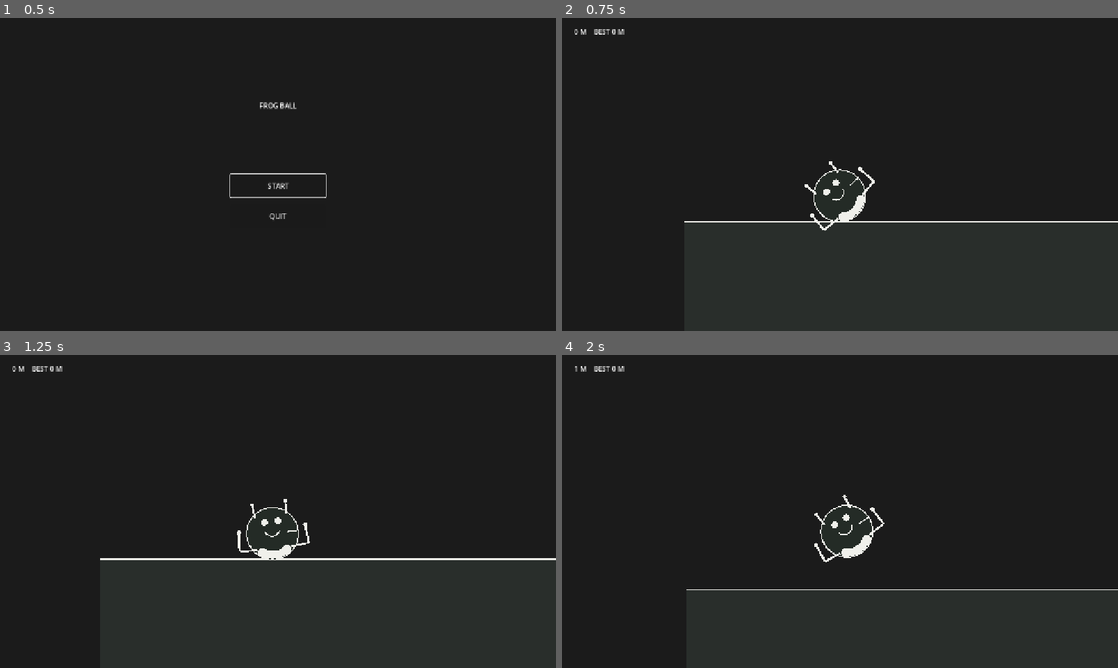
Above: before the commit, frames 1-4 (two rows, left to right).
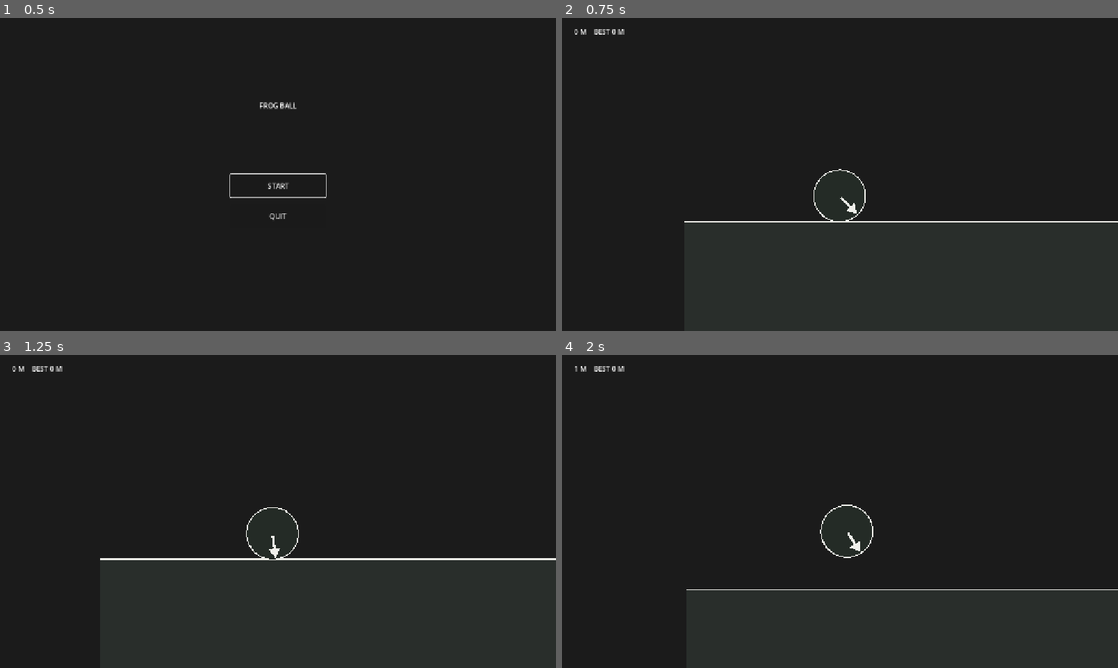
Above: after the commit, the same moments.

Repository: Great-Grand-Software/FrogBall
Game: Godot game, scene res://scenes/main_menu.tscn
Same seed, same stepped clock (60 frames per second), same inputs: the game is played once before the commit and once after it.
Inputs (mouse positions are in pixels of both pictures, inside the frame that each line leads up to):
- Up to frame 1 (0.5 s): no input
- Up to frame 2 (0.75 s): click "START" at 0.5 s
- Up to frame 3 (1.25 s): no input
- Up to frame 4 (2 s): tap Enter at 1.25 s; move the mouse to (962, 495) at 1.27 s; click (962, 495) at 1.42 s; tap Space at 1.52 s

Frame 1 is identical in both runs. In frame 2, 0.4% of the frame differs, in the area x 43-57%, y 45-68%; in frame 3, 0.4%; in frame 4, 0.4%, in the area x 45-58%, y 44-67%.

Commit message:
Replace the frog with a circle and one arrow that fires on the press
The body was a face, a feet band and four limbs. All of it is gone. What is
left is a bare circle with a single arrow along its underside.

This is a readability change, not a cosmetic one. The game is timed against
where the body is in its roll, so exactly one thing on screen should carry that
information. A face competing with a feet band competing with limbs gave three
half-legible cues at three revolutions a second; one arrow gives a single
unambiguous one.

The arrow also makes the jump visible. On a press it shoots out past the rim
and plants into the ground, so the launch reads as the arrow shoving off the
floor rather than the ball spontaneously rising. It stays fully extended for as
long as thrust is still feeding in — which is exactly as long as the press is
still doing something — then springs back over arrow_recoil_sec. Direction is
the aim, extension is the commitment: the two halves of the only input in the
game, both shown by the same mark.

Two new dials in frog_tuning.tres: arrow_extend_ratio (how far it punches out,
as a fraction of radius) and arrow_recoil_sec (how fast it returns).

The recoil animation runs in _process rather than _integrate_forces, since it
is purely visual and should follow the render clock. It early-returns when the
arrow is home, so a resting body does no per-frame work, and the arrowhead
triangle is written into a buffer allocated once in _ready rather than a new
PackedVector2Array per redraw.

Verified by screenshotting the real exported build in Chromium. Worth noting
for anyone repeating it: the default 0.16s recoil is shorter than Playwright's
screenshot latency on a WASM canvas, so the arrow is always home by the time
the frame is captured. Confirming the extension visually needs recoil
temporarily raised; the committed value is 0.16.

Tests: 64 across 7 scripts, up from 62 across 6. Two new ones assert the arrow
fires on a press, holds while power is feeding in, and returns — a jump that
stopped looking like a shove is a real defect, not a cosmetic one. They live in
their own file because the screen suite hit the 20-public-method lint cap;
split rather than relaxing the rule, same as the charge tests.

Co-Authored-By: Claude Opus 5 <noreply@anthropic.com>
Claude-Session: https://claude.ai/code/session_01GcKZyzbDDBb9NauFMKQ4Rt

Diff:
--- a/resources/frog_tuning.tres
+++ b/resources/frog_tuning.tres
@@ -25,6 +25,8 @@
 max_hold_sec = 0.15
 min_tap_power = 0.55
 charge_curve_exponent = 1.0
+arrow_extend_ratio = 0.7
+arrow_recoil_sec = 0.16
 forward_max_tilt_deg = 90.0
 forward_curve_exponent = 1.0
 forward_boost_multiplier = 1.7
--- a/scripts/game/frog_body.gd
+++ b/scripts/game/frog_body.gd
@@ -30,15 +30,17 @@
 ## that the physics step does not start by resolving an overlap.
 const GROUND_CLEARANCE: float = 2.0
 
-## Angle of each back-leg hip either side of the feet axis, radians.
-const LEG_HIP_RAD: float = 0.75
-
-## Angle of each shoulder either side of the face axis, radians.
-const ARM_SHOULDER_RAD: float = 0.85
-
-## Half-width of the drawn feet band, radians. Wide enough to read as "this end
-## is the bottom" at a glance while the body is spinning.
-const FEET_ARC_HALF_RAD: float = 0.62
+## Where the arrow sits at rest, as a fraction of the radius. 1.0 is the rim.
+const ARROW_REST_RATIO: float = 0.96
+
+## Where the arrow's tail starts, as a fraction of the radius.
+const ARROW_TAIL_RATIO: float = 0.08
+
+## Arrow head length, as a fraction of the radius.
+const ARROW_HEAD_RATIO: float = 0.38
+
+## Arrow shaft width, as a fraction of the radius.
+const ARROW_WIDTH_RATIO: float = 0.1
 
 @export var tuning: FrogTuning
 
@@ -55,6 +57,8 @@
 var _holding: bool = false
 var _held_for: float = 0.0
 var _thrusting: bool = false
+var _arrow_push: float = 0.0
+var _head: PackedVector2Array = PackedVector2Array()
 var _thrust_impulse: Vector2 = Vector2.ZERO
 var _thrust_applied: float = 0.0
 var _coyote_timer: float = 0.0
@@ -78,6 +82,7 @@
 	can_sleep = false
 
 	_rng.randomize()
+	_head.resize(3)
 	_shape.shape = _circle
 	_apply_radius()
 
@@ -95,75 +100,58 @@
 
 
 func _draw() -> void:
-	# Drawn here rather than as child sprites so the whole frog is one canvas
-	# item and the face/feet axis rotates with the body for free.
-	#
-	# The feet are drawn as the single heaviest mark on the body, and the face
-	# as something obviously different. Reading which way round the frog is IS
-	# the game — if a player cannot tell the feet from the face at a glance
-	# while it is spinning, there is nothing for them to time against.
+	# A circle and one arrow, nothing else. The arrow lies along the body's local
+	# "down", which is the axis the whole game is timed against: wherever the
+	# arrow points is where the push will come from. Keeping the body featureless
+	# means there is exactly one thing to read while it spins.
 	var radius: float = _radius
 	var ink := Color(0.94, 0.94, 0.92)
 	draw_circle(Vector2.ZERO, radius, Color(0.14, 0.17, 0.15))
 	draw_arc(Vector2.ZERO, radius, 0.0, TAU, 48, ink, 3.0)
-
-	# Feet: a solid band across the bottom of the body. Local down is +y, which
-	# is angle +PI/2 in Godot's 2D convention.
-	var down_angle: float = PI * 0.5
-	draw_arc(
-		Vector2.ZERO,
-		radius * 0.82,
-		down_angle - FEET_ARC_HALF_RAD,
-		down_angle + FEET_ARC_HALF_RAD,
-		16,
-		ink,
-		radius * 0.3
-	)
-	for side: float in [-1.0, 1.0]:
-		var toe: Vector2 = Vector2.DOWN.rotated(side * FEET_ARC_HALF_RAD) * radius * 0.82
-		draw_circle(toe, radius * 0.17, ink)
-
-	# Face: eyes on the opposite side, small and clearly not the feet.
-	var brow: Vector2 = Vector2.UP * radius * 0.46
-	draw_circle(brow + Vector2.LEFT * radius * 0.26, radius * 0.13, ink)
-	draw_circle(brow + Vector2.RIGHT * radius * 0.26, radius * 0.13, ink)
-	draw_arc(Vector2.UP * radius * 0.2, radius * 0.3, 0.35, PI - 0.35, 12, ink, 3.0)
-
-	_draw_limbs(radius, ink)
-
-	# One rim spoke, so spin rate stays readable even at full speed.
-	draw_line(Vector2.RIGHT * radius * 0.55, Vector2.RIGHT * radius, ink, 3.0)
-
-
-## Four stick limbs poking out past the rim: two long back legs kicking out
-## behind the feet, two short arms reaching out past the face.
-##
-## Deliberately crude. They are not decoration — they exist so a player can see
-## at a glance which end is up, which end is down, and which way the frog is
-## pointing, on a body that is otherwise a spinning circle. Anything more
-## detailed would read as mush at three revolutions a second.
-func _draw_limbs(radius: float, ink: Color) -> void:
-	var width: float = maxf(radius * 0.08, 2.0)
-
-	# Every joint is placed as an angle-and-distance from the feet/face axis, so
-	# the whole set stays symmetrical and none of it disappears under the body.
-	# The far joints sit outside the rim on purpose: limbs that poke past the
-	# circle are what make orientation readable while it is spinning.
-	for side: float in [-1.0, 1.0]:
-		# Back legs: long, bent, kicking out and back, like a frog mid-leap.
-		var hip: Vector2 = Vector2.DOWN.rotated(side * 0.85) * radius * 0.88
-		var knee: Vector2 = Vector2.DOWN.rotated(side * 1.20) * radius * 1.44
-		var foot: Vector2 = Vector2.DOWN.rotated(side * 1.72) * radius * 1.30
-		draw_line(hip, knee, ink, width)
-		draw_line(knee, foot, ink, width)
-		draw_circle(foot, width, ink)
-
-		# Arms: short and straight, reaching out past the face, so the two ends
-		# of the body can never be mistaken for each other.
-		var shoulder: Vector2 = Vector2.UP.rotated(side * 0.72) * radius * 0.9
-		var hand: Vector2 = Vector2.UP.rotated(side * 0.5) * radius * 1.34
-		draw_line(shoulder, hand, ink, width)
-		draw_circle(hand, width * 0.85, ink)
+	_draw_arrow(radius, ink)
+
+
+## The arrow, drawn along local down and extending past the rim as it fires.
+##
+## At rest it stops at the rim. On a jump it shoots out — planting itself into
+## the ground and shoving the body off it — and stays out for as long as the
+## player keeps holding, which is exactly as long as power is still feeding in.
+## So the arrow is not decoration: its direction is the aim and its length is
+## the commitment, the two halves of the only input in the game.
+func _draw_arrow(radius: float, ink: Color) -> void:
+	var reach: float = radius * (ARROW_REST_RATIO + _arrow_push * tuning.arrow_extend_ratio)
+	var width: float = maxf(radius * ARROW_WIDTH_RATIO, 2.0)
+	var head_length: float = radius * ARROW_HEAD_RATIO
+	var head_half: float = radius * ARROW_HEAD_RATIO * 0.62
+
+	# Local down is +y, and the body's own rotation carries the arrow round the
+	# clock for free.
+	var tip: Vector2 = Vector2.DOWN * reach
+	var neck: Vector2 = Vector2.DOWN * maxf(reach - head_length, 0.0)
+	draw_line(Vector2.DOWN * (radius * ARROW_TAIL_RATIO), neck, ink, width)
+
+	# Head as a filled triangle, into a buffer allocated once, so an animating
+	# arrow never allocates per frame.
+	_head[0] = tip
+	_head[1] = neck + Vector2.RIGHT * head_half
+	_head[2] = neck + Vector2.LEFT * head_half
+	draw_colored_polygon(_head, ink)
+
+
+## Retracts the arrow after a jump.
+##
+## Held out at full reach for as long as thrust is still feeding in, so the
+## arrow stays planted exactly while the press is still doing something, then
+## springs back. Runs on the render clock rather than the physics one because
+## it is purely cosmetic.
+func _process(delta: float) -> void:
+	if _thrusting:
+		_arrow_push = 1.0
+	elif _arrow_push > 0.0:
+		_arrow_push = maxf(_arrow_push - delta / maxf(tuning.arrow_recoil_sec, 0.01), 0.0)
+	else:
+		return
+	queue_redraw()
 
 
 func _integrate_forces(state: PhysicsDirectBodyState2D) -> void:
@@ -250,6 +238,12 @@
 	if not _holding:
 		return 0.0
 	return clampf(_held_for / maxf(tuning.max_hold_sec, 0.001), 0.0, 1.0)
+
+
+## How far the arrow is currently shot out, 0 at rest and 1 fully planted.
+## Exposed so the visual can be asserted, since a silent jump is a real defect.
+func arrow_push() -> float:
+	return _arrow_push
 
 
 ## Radius this run rolled, px.
@@ -269,6 +263,7 @@
 	_held_for = 0.0
 	_thrusting = false
 	_thrust_applied = 0.0
+	_arrow_push = 0.0
 	_coyote_timer = 0.0
 	_buffer_timer = 0.0
 	_air_jumps_used = 0
@@ -354,6 +349,7 @@
 	_coyote_timer = 0.0
 	# The solve above used the flick floor, so what just fired is the smallest
 	# jump this angle can give. Keeping hold of the button feeds in the rest.
+	_arrow_push = 1.0
 	_thrust_impulse = _outcome.full_impulse
 	_thrust_applied = JumpSolver.charge_multiplier(tuning, 0.0)
 	_thrusting = _holding
--- a/scripts/game/frog_tuning.gd
+++ b/scripts/game/frog_tuning.gd
@@ -128,6 +128,22 @@
 ## necessary for a full jump; below 1 makes most presses feel strong.
 @export_range(0.2, 4.0, 0.05, "or_greater") var charge_curve_exponent: float = 1.0
 
+# --- the arrow ------------------------------------------------------------
+# The body is a bare circle with one arrow along its underside. The arrow IS
+# the interface: where it points is the aim, and it shoots out on a jump so the
+# push visibly comes from the arrow planting into the ground.
+
+## How far the arrow shoots past the rim when it fires, as a fraction of the
+## radius. This is the only "juice" in the game, and it is doing real work —
+## the extension is what makes a press look like a shove off the floor rather
+## than the ball simply teleporting upward.
+@export_range(0.0, 2.0, 0.05, "or_greater") var arrow_extend_ratio: float = 0.7
+
+## How long the arrow takes to spring back once the press stops feeding in,
+## seconds. It stays fully out while power is still being applied, so this only
+## covers the retraction.
+@export_range(0.02, 1.0, 0.01, "or_greater") var arrow_recoil_sec: float = 0.16
+
 # --- the forward half: 6 o'clock toward 3 ----------------------------------
 
 ## Launch tilt off vertical at the leading edge of the window. At the default 90
--- /dev/null
+++ b/tests/unit/test_frog_arrow.gd
@@ -0,0 +1,47 @@
+extends GutTest
+
+## Tests for the arrow — the entire visual language of the game.
+##
+## The body is a bare circle, so the arrow is the only thing on screen carrying
+## information: where it points is the aim, and it shoots out on a press so the
+## jump reads as a shove off the floor rather than the ball teleporting upward.
+## That makes it worth asserting, even though it is "just" a visual.
+
+const GAME_SCENE: String = "res://scenes/game.tscn"
+const A_PINNED_SEED: int = 20260824
+
+var _screen: Node2D
+
+
+func before_each() -> void:
+	_screen = (load(GAME_SCENE) as PackedScene).instantiate()
+	add_child_autofree(_screen)
+
+
+func test_the_arrow_fires_on_a_jump_and_springs_back() -> void:
+	# The arrow shooting out is what makes a press read as a shove off the
+	# floor. If it stopped firing, the jump would look like a teleport.
+	_screen.run_seed = A_PINNED_SEED
+	_screen.start_run()
+	var frog: FrogBody = _screen.get_node("%Frog")
+	await wait_physics_frames(20)
+	assert_almost_eq(frog.arrow_push(), 0.0, 0.01, "sits at the rim at rest")
+
+	frog.begin_tap()
+	await wait_physics_frames(2)
+	assert_gt(frog.arrow_push(), 0.5, "shoots out on the press")
+
+	frog.release_tap()
+	# Recoil runs on the render clock, so wait on frames rather than physics.
+	await wait_frames(int(_screen.frog_tuning.arrow_recoil_sec * 70.0) + 20)
+	assert_almost_eq(frog.arrow_push(), 0.0, 0.01, "springs back afterwards")
+
+
+func test_the_arrow_stays_out_while_the_press_is_still_feeding_power() -> void:
+	_screen.run_seed = A_PINNED_SEED
+	_screen.start_run()
+	var frog: FrogBody = _screen.get_node("%Frog")
+	await wait_physics_frames(20)
+	frog.begin_tap()
+	await wait_frames(4)
+	assert_almost_eq(frog.arrow_push(), 1.0, 0.01, "held out while charging")
Not shown, added: tests/unit/test_frog_arrow.gd.uid
Not shown, changed: CLAUDE.md
